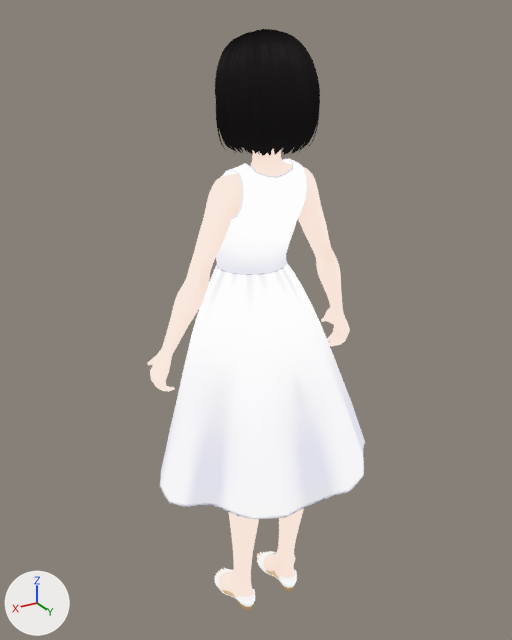
The glTF model docs/umimachi/mio.glb, before and after one commit.
The view is the same before and after, from a 50 mm camera at (0.832, 1.37, 1.533) aimed at (-0.002, -0.019, 0.839). Every picture has the same lights, and +X, +Y and +Z are marked at lower left. The older version comes first. Vertices at exactly the same position are counted once.

Names of what the first picture shows: 'Body', 'Hair'.
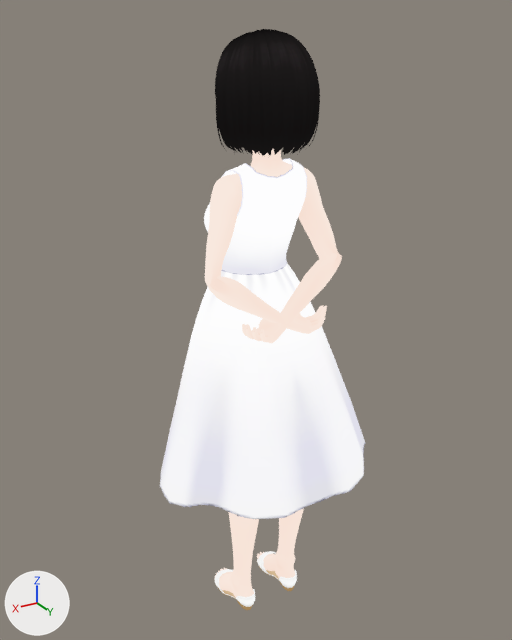
Pixel boxes [x1, y1, x2, y2] of what changed, in the pictures (512 x 640 px; the box of a moved part takes in the faces that stretch with it):
'Body', reshaped: before [147, 149, 365, 610]; after [160, 149, 365, 610]
part 1 of me_body__merged, moved or reshaped: before [147, 158, 350, 392]; after [205, 158, 342, 343]

Diff of the bpy script that builds the scene:
```diff
--- a/docs/umimachi/mio.glb.py
+++ b/docs/umimachi/mio.glb.py
@@ me_body__merged @@
 # used by ob_body; location = (0.0, 0.0, 0.0)
-me_body__merged.from_pydata(...)  # 6668 vertices, 12809 faces; spans x -0.291..0.291, y -0.241..0.284, z 0.0..1.495
+me_body__merged.from_pydata(...)  # 6669 vertices, 12809 faces; spans x -0.291..0.291, y -0.241..0.284, z 0.0..1.495
+# me_body__merged part 1: 524 vertices moved from x -0.164..0.164, y -0.09..0.078, z 1.038..1.226 to x -0.159..0.159, y -0.09..0.077, z 1.032..1.226; 1533 vertices removed from x -0.281..0.281, y -0.094..0.052, z 0.705..1.087; 1534 vertices added at x -0.176..0.176, y 0.028..0.151, z 0.85..1.085
+# other edits to the shape of me_body__merged do not show in these pictures
 me_body__merged.materials.append(mat_body_00_skin)
```
